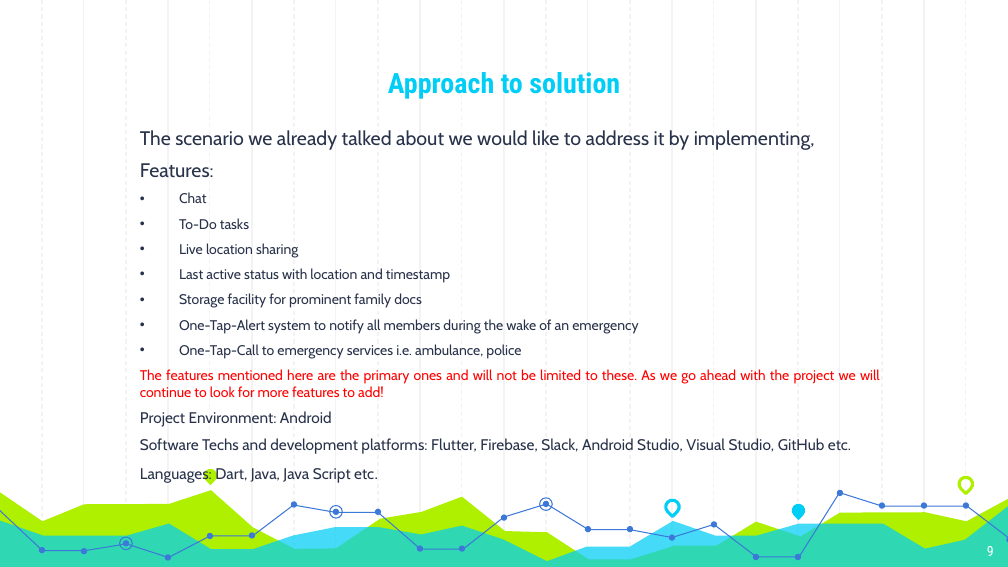
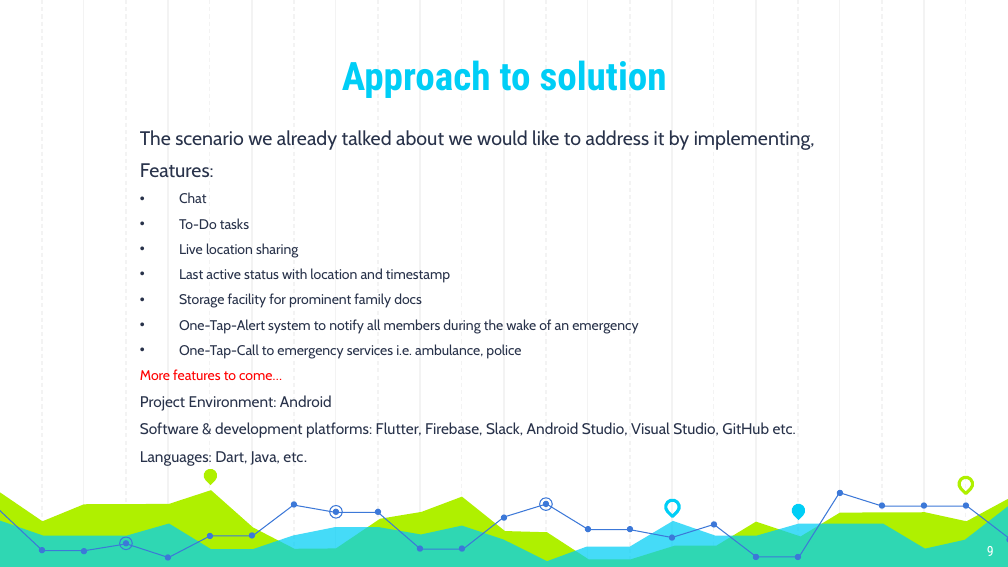
Before and after one commit to peyalrhmn/Family-App, a slide deck: slide 9 of Proposal_Presentation.pptx. Drawn at 1008x567 pixels with LibreOffice and Linux fonts; fonts in the diff are those of the drawing. Boxes give left, top, right and bottom in pixels: in the first picture for what was removed or moved away, otherwise in the second. Text is boxed around its words. In the diff, an @@ line names an element or a change of style, - is before the commit and + after.

```diff
--- a/Proposal_Presentation.pptx
+++ b/Proposal_Presentation.pptx
@@ title "Approach to solution" at [342, 60, 667, 98]: size 20 to 28 pt @@
@@ text at [140, 369, 282, 380]: text changed @@
-The features mentioned here are the primary ones and will not be limited to these. As we go ahead with the project we will continue to look for more features to add!
+More features to come…
@@ text at [140, 422, 796, 466]: text changed @@
-Software Techs and development platforms: Flutter, Firebase, Slack, Android Studio, Visual Studio, GitHub etc.
-Languages: Dart, Java, Java Script etc.
+Software & development platforms: Flutter, Firebase, Slack, Android Studio, Visual Studio, GitHub etc.
+Languages: Dart, Java, etc.
```
Also in this commit, not shown: 5 other slides changed.
